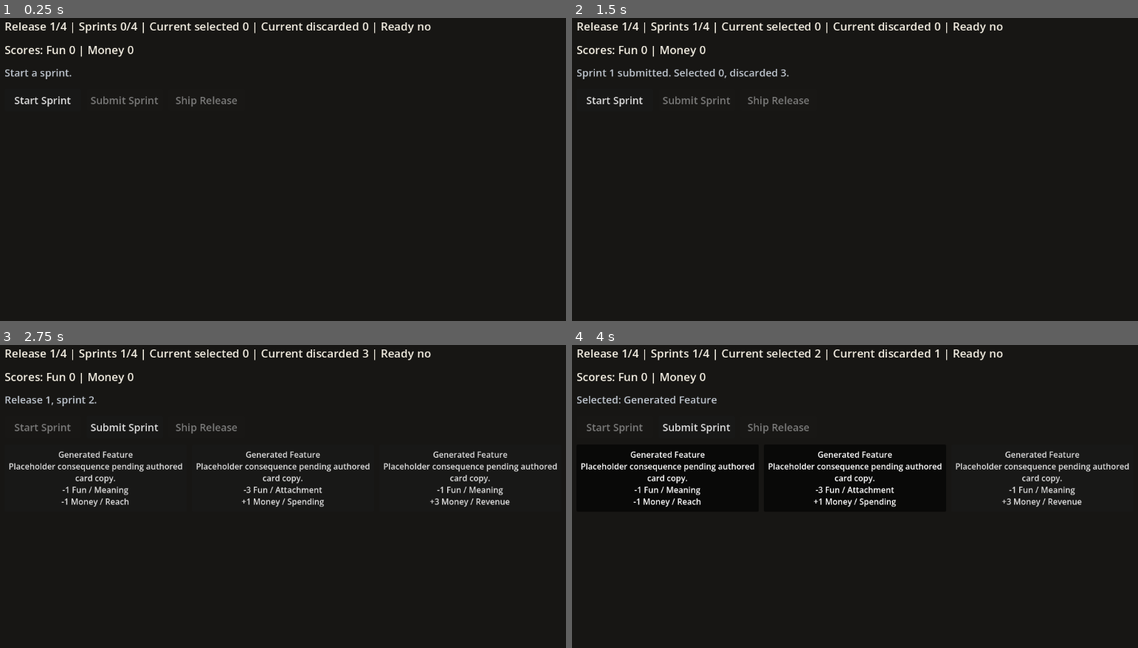
Above: before the commit, frames 1-4 (two rows, left to right).
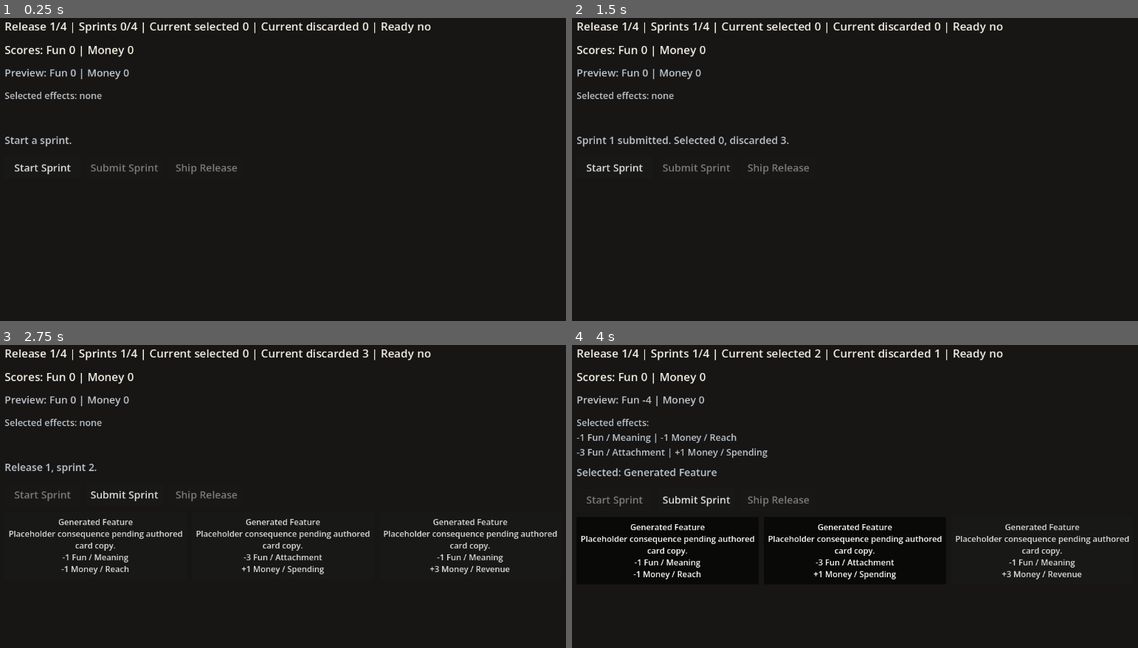
Above: after the commit, the same moments.

Repository: Josephblt/patch-notes
Game: Godot game, scene res://scenes/test_scene.tscn
Same seed, same stepped clock (60 frames per second), same inputs: the game is played once before the commit and once after it.
Inputs:
- Up to frame 1 (0.25 s): no input
- Up to frame 2 (1.5 s): click "Start Sprint" at 0.5 s; click "Submit Sprint" at 1.25 s
- Up to frame 3 (2.75 s): click "Start Sprint" at 2 s
- Up to frame 4 (4 s): click "Generated Feature Placeholder…" at 2.75 s; click "Generated Feature Placeholder…" at 3.5 s

The runs differ from the first frame. In frame 1, 1.4% of the frame differs, in the area x 0-42%, y 16-52%; in frame 2, 1.9%; in frame 3, 6.5%; in frame 4, 7.2%, in the area x 0-99%, y 16-78%.

Commit message:
Preview release score changes

Diff:
--- a/src/scenes/test_scene.tscn
+++ b/src/scenes/test_scene.tscn
@@ -41,6 +41,21 @@
 theme_override_colors/font_color = Color(0.956863, 0.937255, 0.890196, 1)
 theme_override_font_sizes/font_size = 22
 text = "Scores loading..."
+
+[node name="PreviewLabel" type="Label" parent="MarginContainer/VBoxContainer"]
+custom_minimum_size = Vector2(720, 34)
+layout_mode = 2
+theme_override_colors/font_color = Color(0.74902, 0.776471, 0.811765, 1)
+theme_override_font_sizes/font_size = 20
+text = "Preview loading..."
+
+[node name="SelectedEffectsLabel" type="Label" parent="MarginContainer/VBoxContainer"]
+custom_minimum_size = Vector2(720, 74)
+layout_mode = 2
+theme_override_colors/font_color = Color(0.74902, 0.776471, 0.811765, 1)
+theme_override_font_sizes/font_size = 18
+text = "Selected effects: none"
+autowrap_mode = 3
 
 [node name="MessageLabel" type="Label" parent="MarginContainer/VBoxContainer"]
 custom_minimum_size = Vector2(720, 34)
--- a/src/scripts/models/lifecycle/game_run.gd
+++ b/src/scripts/models/lifecycle/game_run.gd
@@ -35,6 +35,24 @@
 
 func get_score(tree_uid: String) -> int:
 	return int(_scores.get(tree_uid, 0))
+
+
+func get_preview_score(tree_uid: String, pending_sprint: Sprint = null) -> int:
+	var preview_score: int = get_score(tree_uid)
+
+	if _current_release != null:
+		preview_score += _calculate_cards_points(
+			_current_release.get_selected_cards(),
+			tree_uid
+		)
+
+	if pending_sprint != null:
+		preview_score += _calculate_cards_points(
+			pending_sprint.get_selected_cards(),
+			tree_uid
+		)
+
+	return preview_score
 
 
 func start_sprint() -> Sprint:
@@ -78,14 +96,29 @@
 
 
 func _apply_release_scores(release: Release) -> void:
-	for card: FeatureCard in release.get_selected_cards():
+	for score_tree_uid: String in _scores.keys():
+		_scores[score_tree_uid] += _calculate_cards_points(
+			release.get_selected_cards(),
+			score_tree_uid
+		)
+
+
+func _calculate_cards_points(cards: Array[FeatureCard], tree_uid: String) -> int:
+	var points: int = 0
+
+	for card: FeatureCard in cards:
 		for effect: FeatureEffect in card.get_effects():
-			var score_tree: ScoreTree = _score_trees.get(effect.get_tree_uid()) as ScoreTree
+			if effect.get_tree_uid() != tree_uid:
+				continue
+
+			var score_tree: ScoreTree = _score_trees.get(tree_uid) as ScoreTree
 
 			if score_tree == null:
 				continue
 
-			_scores[score_tree.get_uid()] += _calculate_effect_points(score_tree, effect)
+			points += _calculate_effect_points(score_tree, effect)
+
+	return points
 
 
 func _calculate_effect_points(score_tree: ScoreTree, effect: FeatureEffect) -> int:
--- a/src/scripts/test_scene.gd
+++ b/src/scripts/test_scene.gd
@@ -11,6 +11,8 @@
 
 @onready var state_label: Label = $MarginContainer/VBoxContainer/StateLabel
 @onready var score_label: Label = $MarginContainer/VBoxContainer/ScoreLabel
+@onready var preview_label: Label = $MarginContainer/VBoxContainer/PreviewLabel
+@onready var selected_effects_label: Label = $MarginContainer/VBoxContainer/SelectedEffectsLabel
 @onready var message_label: Label = $MarginContainer/VBoxContainer/MessageLabel
 @onready var start_sprint_button: Button = $MarginContainer/VBoxContainer/ButtonRow/StartSprintButton
 @onready var submit_sprint_button: Button = $MarginContainer/VBoxContainer/ButtonRow/SubmitSprintButton
@@ -123,6 +125,8 @@
 	if release == null:
 		state_label.text = "Run complete."
 		score_label.text = "Scores: %s" % _format_scores()
+		preview_label.text = "Preview: %s" % _format_preview_scores()
+		selected_effects_label.text = _format_selected_effects()
 		start_sprint_button.disabled = true
 		submit_sprint_button.disabled = true
 		ship_release_button.disabled = true
@@ -146,6 +150,8 @@
 		_format_bool(release.is_ready_to_ship()),
 	]
 	score_label.text = "Scores: %s" % _format_scores()
+	preview_label.text = "Preview: %s" % _format_preview_scores()
+	selected_effects_label.text = _format_selected_effects()
 
 	start_sprint_button.disabled = current_sprint != null or release.is_ready_to_ship()
 	submit_sprint_button.disabled = current_sprint == null
@@ -199,6 +205,50 @@
 		]
 
 	return output
+
+
+func _format_preview_scores() -> String:
+	var output: String = ""
+
+	for score_tree: ScoreTree in score_trees:
+		if not output.is_empty():
+			output += " | "
+
+		output += "%s %d" % [
+			score_tree.get_display_name(),
+			game_run.get_preview_score(score_tree.get_uid(), current_sprint),
+		]
+
+	return output
+
+
+func _format_selected_effects() -> String:
+	var selected_cards: Array[FeatureCard] = []
+	var release: Release = game_run.get_current_release()
+
+	if release != null:
+		selected_cards.append_array(release.get_selected_cards())
+
+	if current_sprint != null:
+		selected_cards.append_array(current_sprint.get_selected_cards())
+
+	if selected_cards.is_empty():
+		return "Selected effects: none"
+
+	var lines: Array[String] = ["Selected effects:"]
+
+	for card: FeatureCard in selected_cards:
+		var effect_text: String = ""
+
+		for effect: FeatureEffect in card.get_effects():
+			if not effect_text.is_empty():
+				effect_text += " | "
+
+			effect_text += _describe_effect(effect)
+
+		lines.append(effect_text)
+
+	return _join_lines(lines)
 
 
 func _format_bool(value: bool) -> String:
